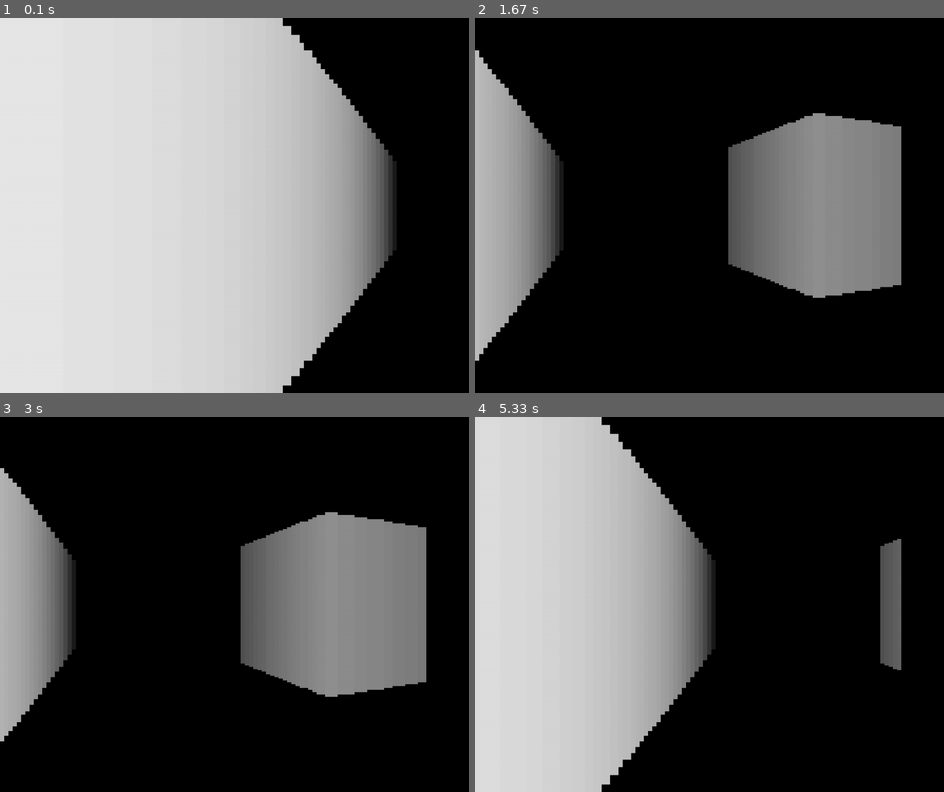
Above: before the commit, frames 1-4 (two rows, left to right).
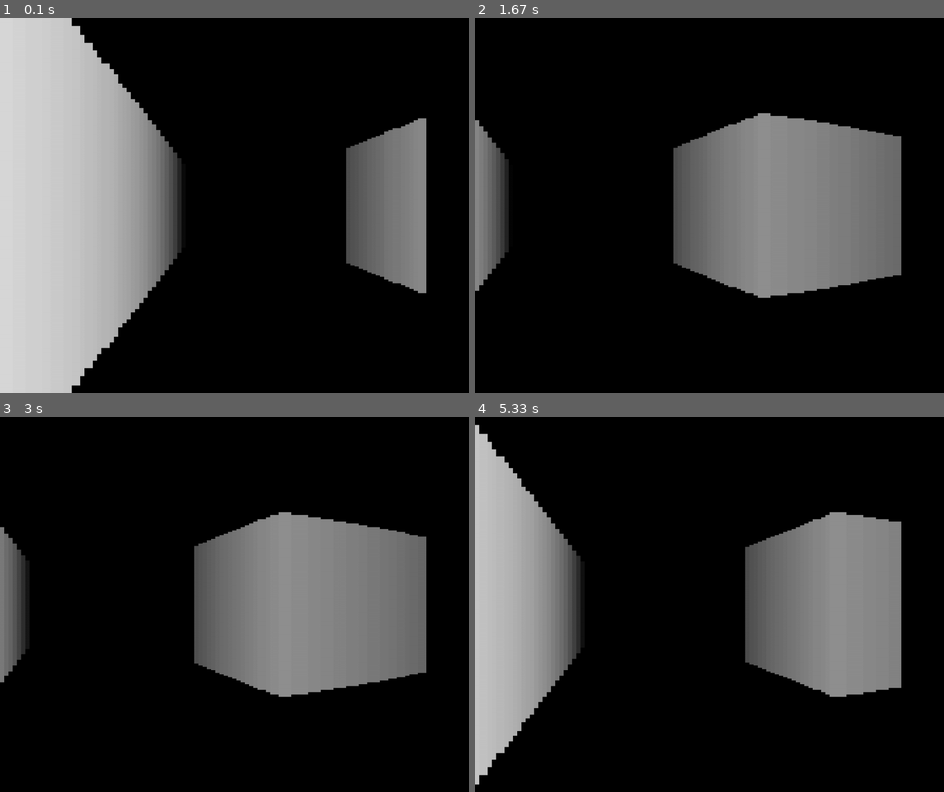
Above: after the commit, the same moments.

Repository: RefasTV/DoomPygame
Game: pygame game, started from Game.py
Same seed, same stepped clock (60 frames per second), same inputs: the game is played once before the commit and once after it.
Inputs:
- Up to frame 1 (0.1 s): no input
- Up to frame 2 (1.67 s): hold Right 0.33-0.8 s; hold Right 0.83-1.3 s; hold Left from 1.33 s (still down)
- Up to frame 3 (3 s): release Left at 1.87 s; hold Left 1.9-2.3 s; hold Right 2.33-2.97 s
- Up to frame 4 (5.33 s): hold Left 3-3.47 s; hold Right 3.5-3.97 s; hold Right 4-4.47 s; hold Left 4.5-5.03 s; hold Left from 5.07 s (still down)

The runs differ from the first frame. In frame 1, 67% of the frame differs, in the area x 9-91%, y 0-100%; in frame 2, 20%; in frame 3, 17%; in frame 4, 55%.

Commit message:
work, player movement fixed, white walls with depth

Diff:
--- a/Game.py
+++ b/Game.py
@@ -13,7 +13,8 @@
 tile = 500
 scaleX = H // numRays
 dist = numRays / (2 * math.tan(math.pi/3))
-deltaAngle = math.pi/3 / numRays        # FOV / numRays #
+FOV = math.pi / 3
+deltaAngle = FOV / numRays        # FOV / numRays
 
 ##########Run################
 pygame.init()
@@ -84,13 +85,13 @@
             [1, 1,  1,  1,  1,  1,  1,  1,  1,  1],
         ]
 
-    def draw(self):
+    def draw(self): # Draw 2D
         for j in range(W // 100):
             for i in range(H // 100):
                 if (self.map[j][i] == 1):
                     pygame.draw.rect(screen,'darkgray',(i*100, j*100, 100, 100))
 
-    def newDraw(self):
+    def newDraw(self): # Draw 3D
         for curRay in range(numRays):
             proj_coff = dist * tile
             depth = rays[curRay].GetDepth()
@@ -110,9 +111,8 @@
         self.posY = 150
         self.angle = 0
         self.speed = 0.25
-        #self.cameraSens = 0.005
-
-    ##################### FIX #####################
+        self.cameraSens = 0.005
+
     def movement(self):
         keys = pygame.key.get_pressed()
         if (keys[pygame.K_s]):
@@ -128,11 +128,10 @@
             self.posX += -self.speed * math.sin(self.angle)
             self.posY += self.speed * math.cos(self.angle)
 
-        # error up /\ #
         if (keys[pygame.K_LEFT]):
-            self.angle -= deltaAngle
+            self.angle -= self.cameraSens
         if (keys[pygame.K_RIGHT]):
-            self.angle += deltaAngle
+            self.angle += self.cameraSens
         self.angle %= math.tau
 
     def draw(self):
@@ -170,7 +169,6 @@
 ######### Game Loop##############
 while run:
     clock.tick(600)
-    print(player.angle)
     for i in range(numRays):
         '''
         if (i == 0):
@@ -185,13 +183,13 @@
             rays[i] = Ray(player.angle + player.cameraSens * 20)
         '''
 
-        ################ FIXED #######################
+    ##################### FIX #####################
         if i == numRays / 2 - 0.5:
             rays[i] = Ray(player.angle)
         if i < numRays / 2:
-            rays[i] = Ray(player.angle - deltaAngle * (numRays - i))
+            rays[i] = Ray(player.angle - FOV/numRays * (numRays/2 - i))
         if i > numRays / 2:
-            rays[i] = Ray(player.angle + deltaAngle * (i - numRays))
+            rays[i] = Ray(player.angle + FOV/numRays * (i - numRays/2))
 
     pygame.display.set_caption(f'{clock.get_fps() : .1f}')
     for ev in pygame.event.get():
